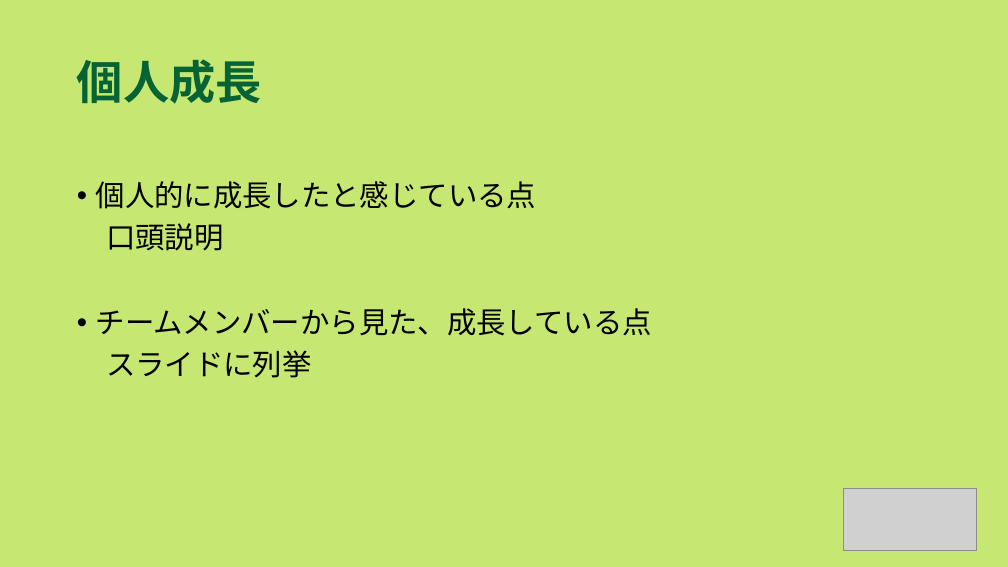
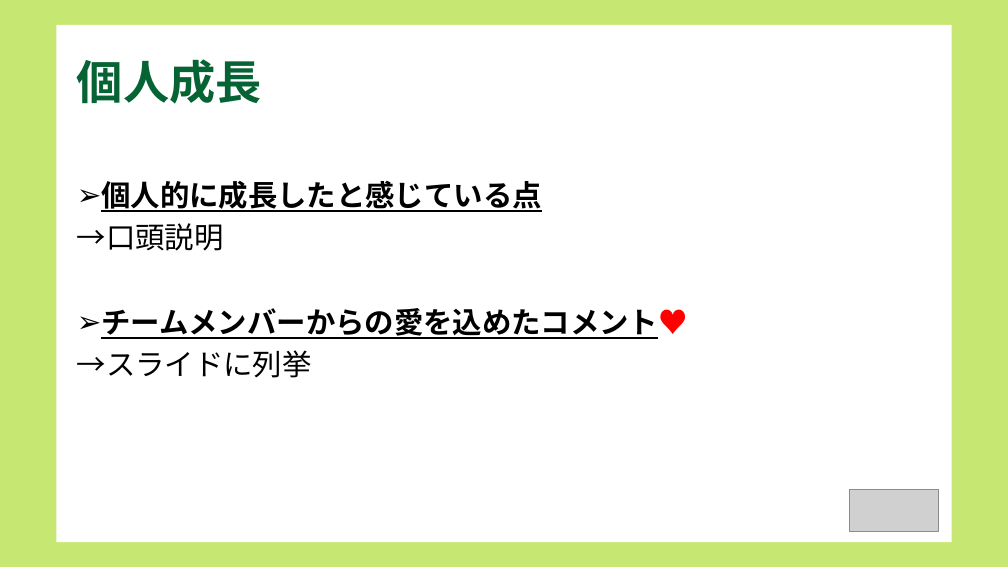
Before and after one commit to dojo2022/B-3, a slide deck: slide 10 of doc/B3炙りえんがわ_成果発表会資料.pptx (slide 13 before the commit). Drawn at 1008x567 pixels with LibreOffice and Linux fonts; fonts in the diff are those of the drawing; grey boxes stand for pictures. Boxes give left, top, right and bottom in pixels: in the first picture for what was removed or moved away, otherwise in the second. Text is boxed around its words. In the diff, an @@ line names an element or a change of style, - is before the commit and + after.

```diff
--- a/doc/B3炙りえんがわ_成果発表会資料.pptx
+++ b/doc/B3炙りえんがわ_成果発表会資料.pptx
@@ rectangle added at <box>57,25,952,542</box>, fill #FFFFFF @@
@@ text at <box>101,181,541,212</box>: bold on, underline on in "個人的に成長したと感じている点"; bullet • to ➢ @@
@@ text at <box>77,223,687,378</box>: text changed; bold on @@
-口頭説明
-• チームメンバーから見た、成長している点
-スライドに列挙
+→口頭説明
+➢ チームメンバーからの愛を込めたコメント♥
+→スライドに列挙
@@ picture: place and size @@
-picture at <box>844,488,977,551</box>
+picture at <box>849,489,938,531</box>
```
Also in this commit, not shown: 13 other slides changed, 3 slides added, 6 slides removed.
